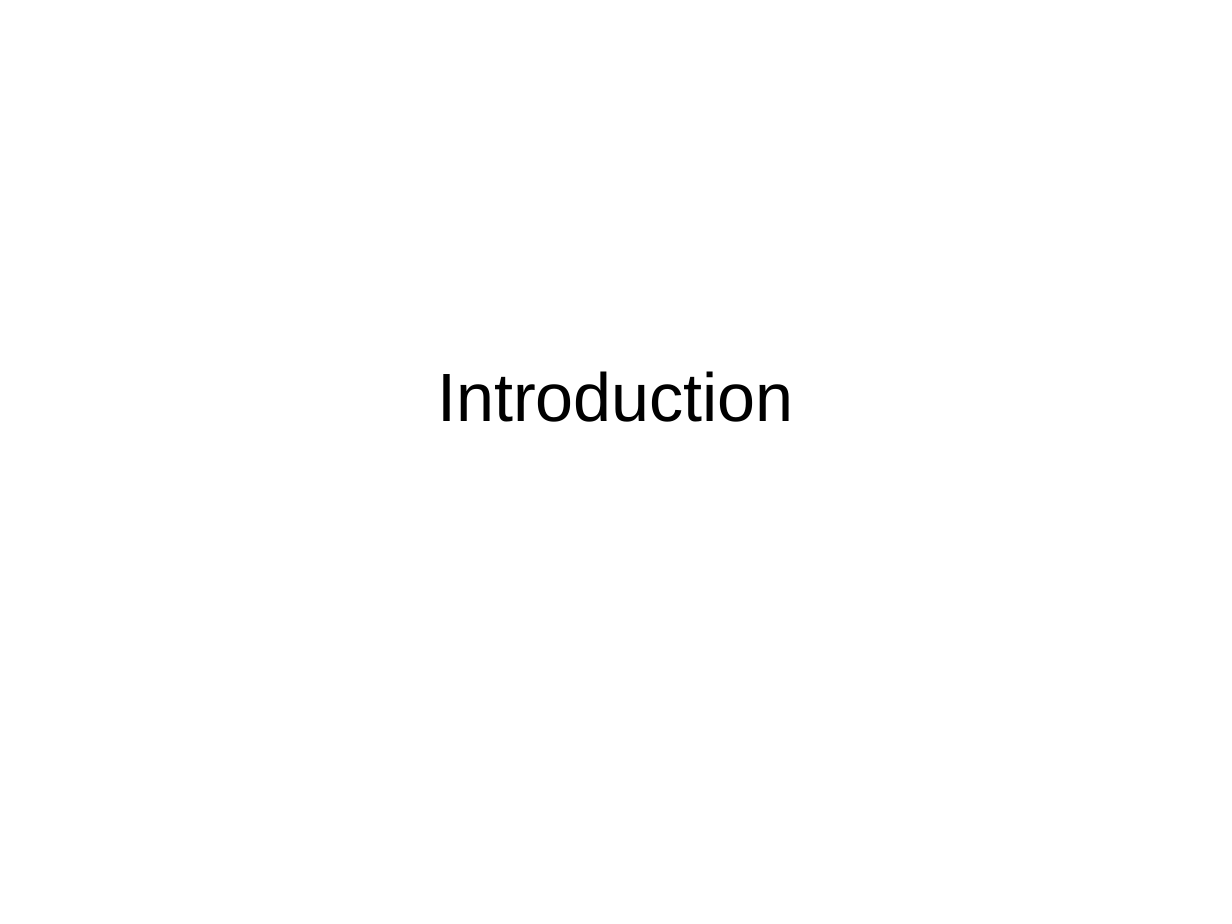
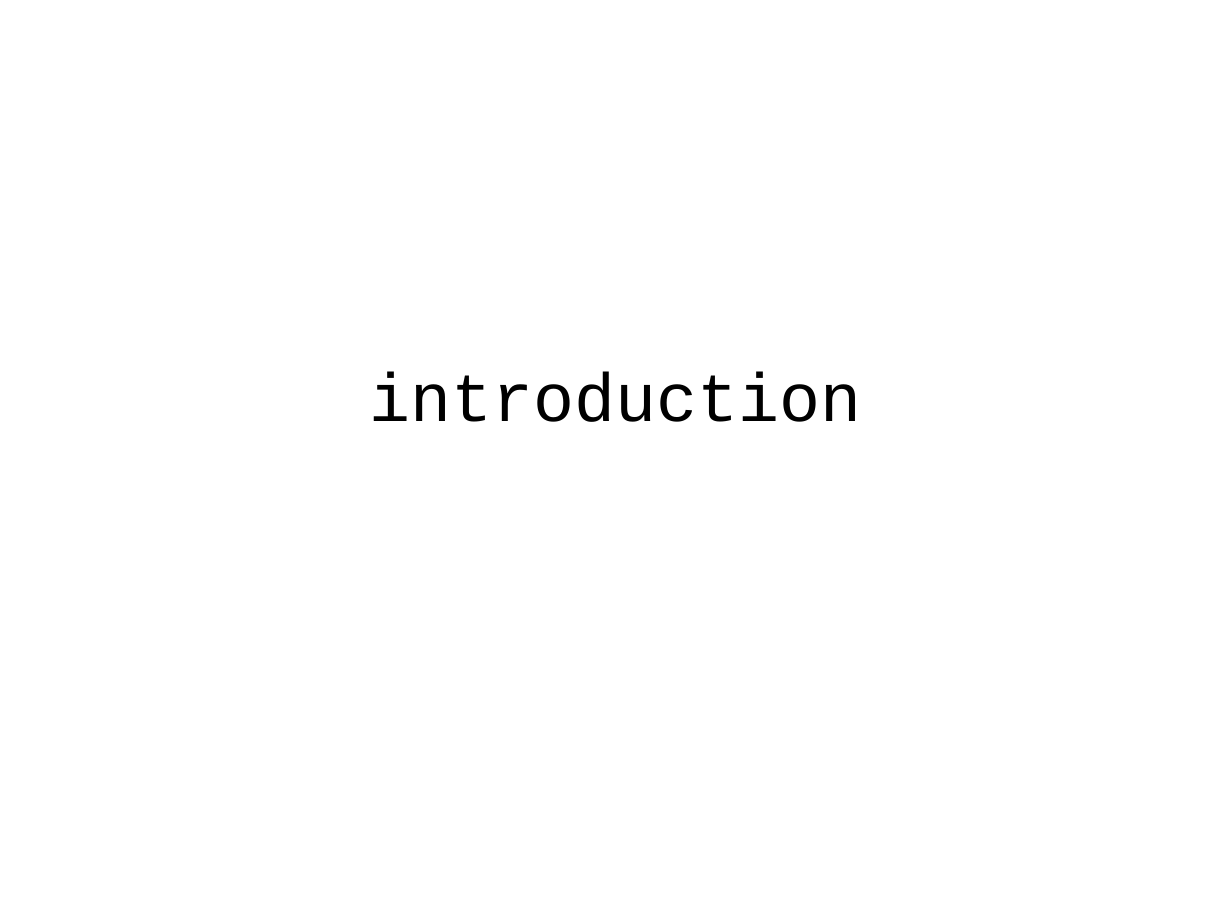
Before and after one commit to mrocklin/blaze-scipy-2014, a slide deck: slide 2 of SciPy2014Blaze.odp. Drawn at 1232x924 pixels with LibreOffice and Linux fonts; fonts in the diff are those of the drawing; background and template pictures are left out. Boxes give left, top, right and bottom in pixels: in the first picture for what was removed or moved away, otherwise in the second. Text is boxed around its words. In the diff, an @@ line names an element or a change of style, - is before the commit and + after.

```diff
--- a/SciPy2014Blaze.odp
+++ b/SciPy2014Blaze.odp
@@ subtitle at (x1=370, y1=372, x2=862, y2=422): text changed; font Arial to Courier New @@
-Introduction
+introduction
```
Also in this commit, not shown: 3 other slides changed, 4 slides added, 5 slides removed.
